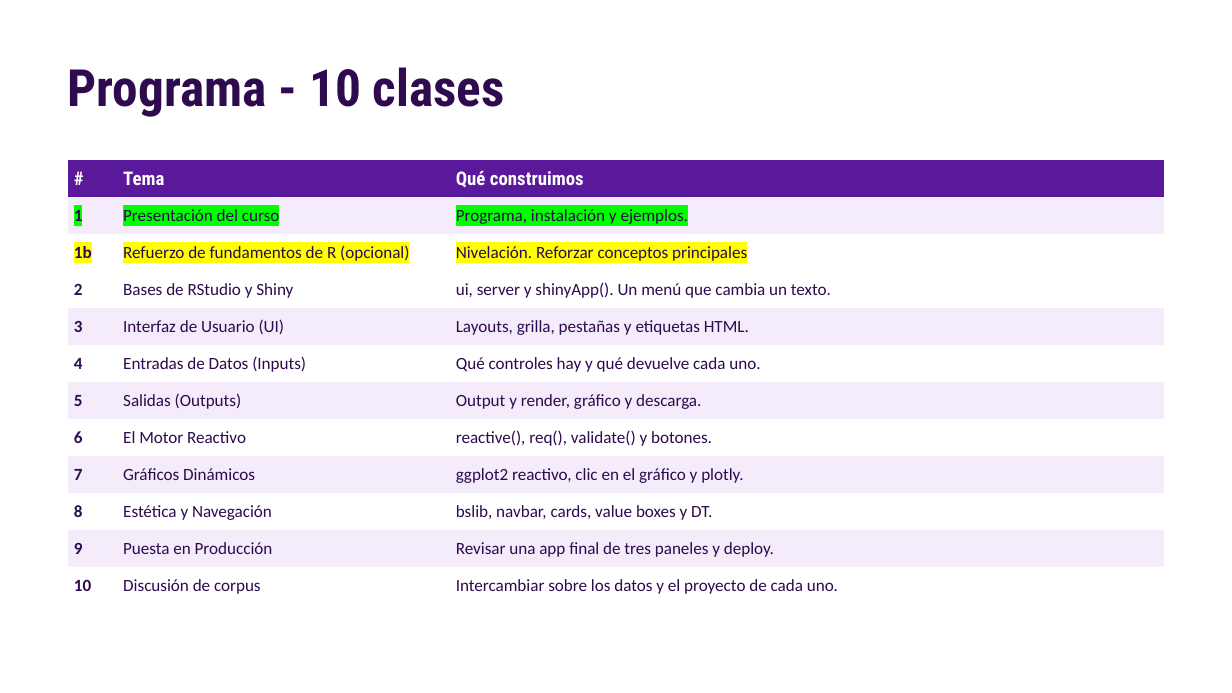
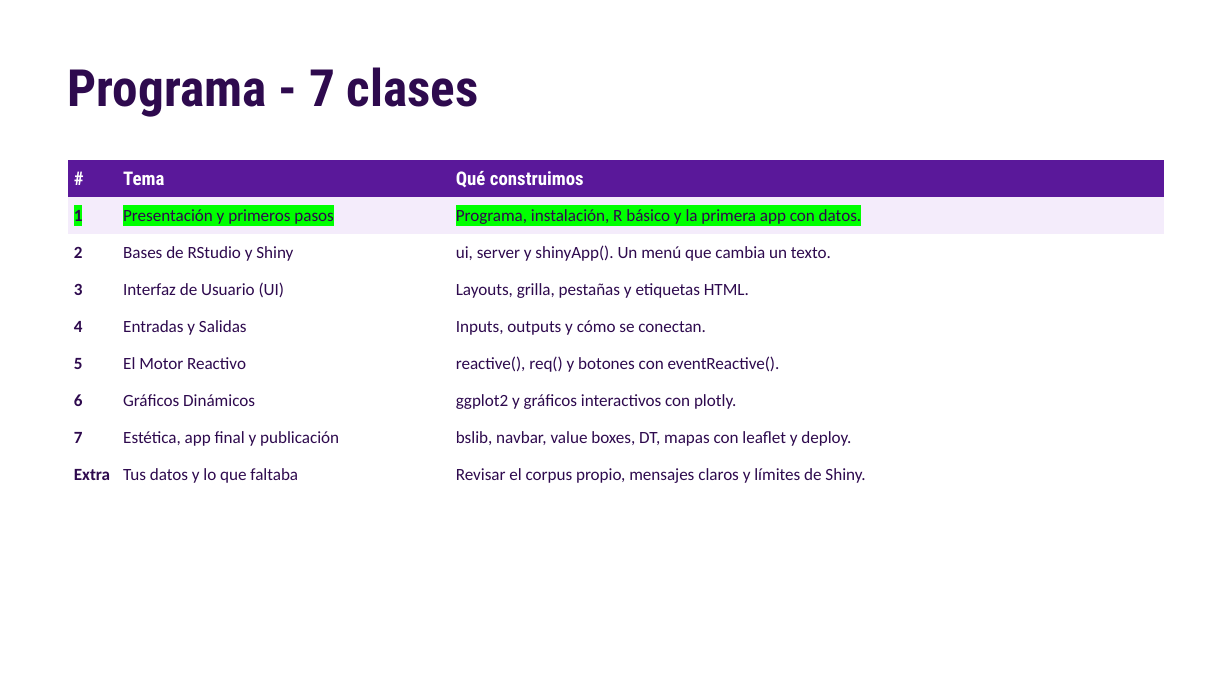
Before and after one commit to nahura99/visualizacion_datos_shiny, a slide deck: slide 3 of clase1/clase1.pptx. Drawn at 1232x693 pixels with LibreOffice and Linux fonts; fonts in the diff are those of the drawing. Boxes give left, top, right and bottom in pixels: in the first picture for what was removed or moved away, otherwise in the second. Text is boxed around its words. In the diff, an @@ line names an element or a change of style, - is before the commit and + after.

Commit message:
Reestructurar el curso en 7 clases y una Clase Extra
- Clase 1 junta la presentación y la nivelación de la vieja 1b. La app de la
  tabla pasa al estilo del curso y se suma primeros_pasos.R.
- Clase 7 junta estética y navegación con la app final y su publicación.
  Queda solo la app final, con datos/ y deploy.R.
- revisor_corpus pasa a ser la Clase Extra (clase_extra.pptx).
- Se borran clase1b, clase8 y los PDF viejos.
- README, datos/README.md y preparar_elecciones_2024.R con la nueva numeración.

```diff
--- a/clase1/clase1.pptx
+++ b/clase1/clase1.pptx
@@ text at bbox=[68, 67, 479, 117]: text changed @@
-Programa - 10 clases
+Programa - 7 clases
@@ table at bbox=[68, 160, 1164, 493] @@
-row 2: 1 | Presentación del curso | Programa, instalación y ejemplos.
-row 3: 1b | Refuerzo de fundamentos de R (opcional) | Nivelación. Reforzar conceptos principales
+row 2: 1 | Presentación y primeros pasos | Programa, instalación, R básico y la primera app con datos.
-row 6: 4 | Entradas de Datos (Inputs) | Qué controles hay y qué devuelve cada uno.
-row 7: 5 | Salidas (Outputs) | Output y render, gráfico y descarga.
-row 8: 6 | El Motor Reactivo | reactive(), req(), validate() y botones.
-row 9: 7 | Gráficos Dinámicos | ggplot2 reactivo, clic en el gráfico y plotly.
-row 10: 8 | Estética y Navegación | bslib, navbar, cards, value boxes y DT.
-row 11: 9 | Puesta en Producción | Revisar una app final de tres paneles y deploy.
-row 12: 10 | Discusión de corpus | Intercambiar sobre los datos y el proyecto de cada uno.
+row 5: 4 | Entradas y Salidas | Inputs, outputs y cómo se conectan.
+row 6: 5 | El Motor Reactivo | reactive(), req() y botones con eventReactive().
+row 7: 6 | Gráficos Dinámicos | ggplot2 y gráficos interactivos con plotly.
+row 8: 7 | Estética, app final y publicación | bslib, navbar, value boxes, DT, mapas con leaflet y deploy.
+row 9: Extra | Tus datos y lo que faltaba | Revisar el corpus propio, mensajes claros y límites de Shiny.
```
Also in this commit, not shown: 4 other slides changed, 8 slides added, 1 slide removed, 23 other files.
